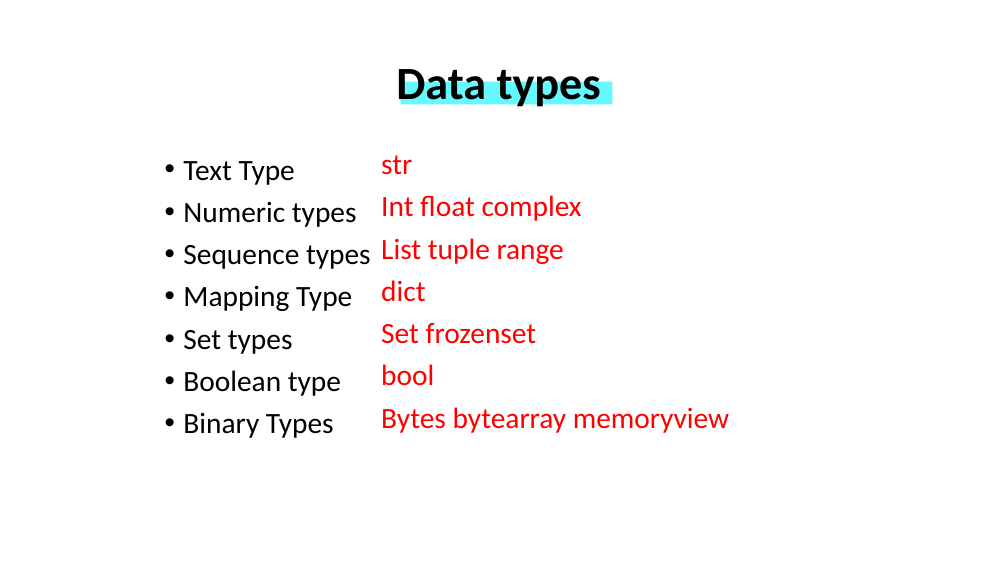
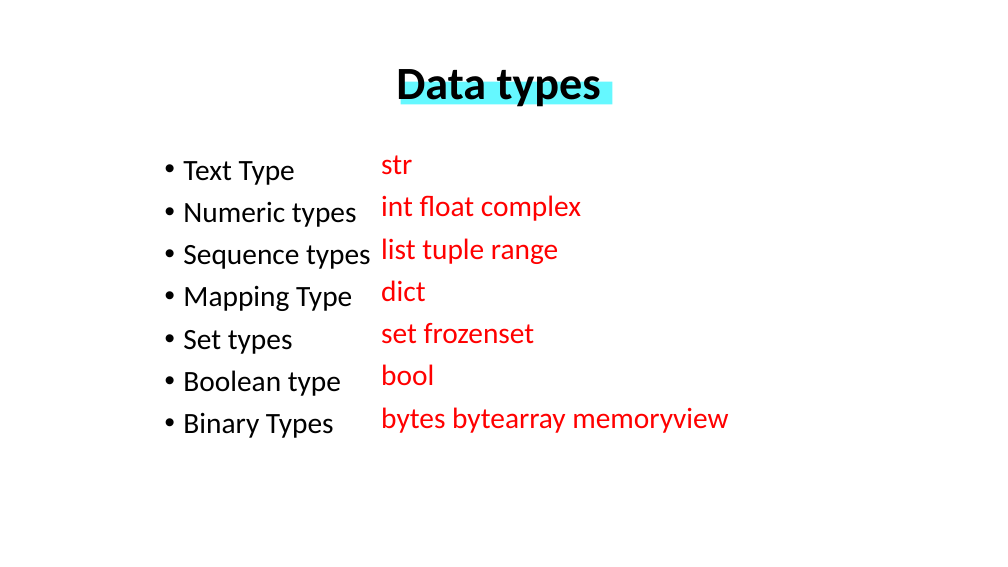
Before and after one commit to WonderLuc/brother-bootcamp, a slide deck: slide 3 of python 101/python_101.pptx. Drawn at 1008x567 pixels with LibreOffice and Linux fonts; fonts in the diff are those of the drawing; background and template pictures are left out. Boxes give left, top, right and bottom in pixels: in the first picture for what was removed or moved away, otherwise in the second. Text is boxed around its words. In the diff, an @@ line names an element or a change of style, - is before the commit and + after.

```diff
--- a/python 101/python_101.pptx
+++ b/python 101/python_101.pptx
@@ text at bbox=[381, 195, 581, 264]: text changed @@
-Int float complex
-List tuple range
+int float complex
+list tuple range
@@ text at bbox=[381, 323, 535, 344]: text changed @@
-Set frozenset
+set frozenset
@@ text at bbox=[381, 407, 728, 433]: text changed @@
-Bytes bytearray memoryview
+bytes bytearray memoryview
```
Also in this commit, not shown: 7 other slides changed, 4 slides added, 5 other files.
